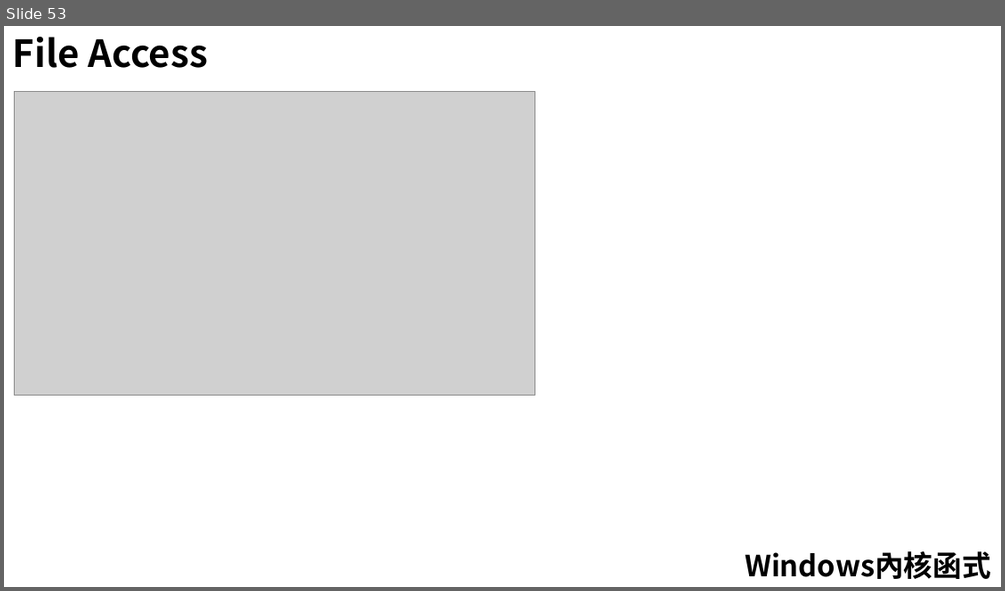
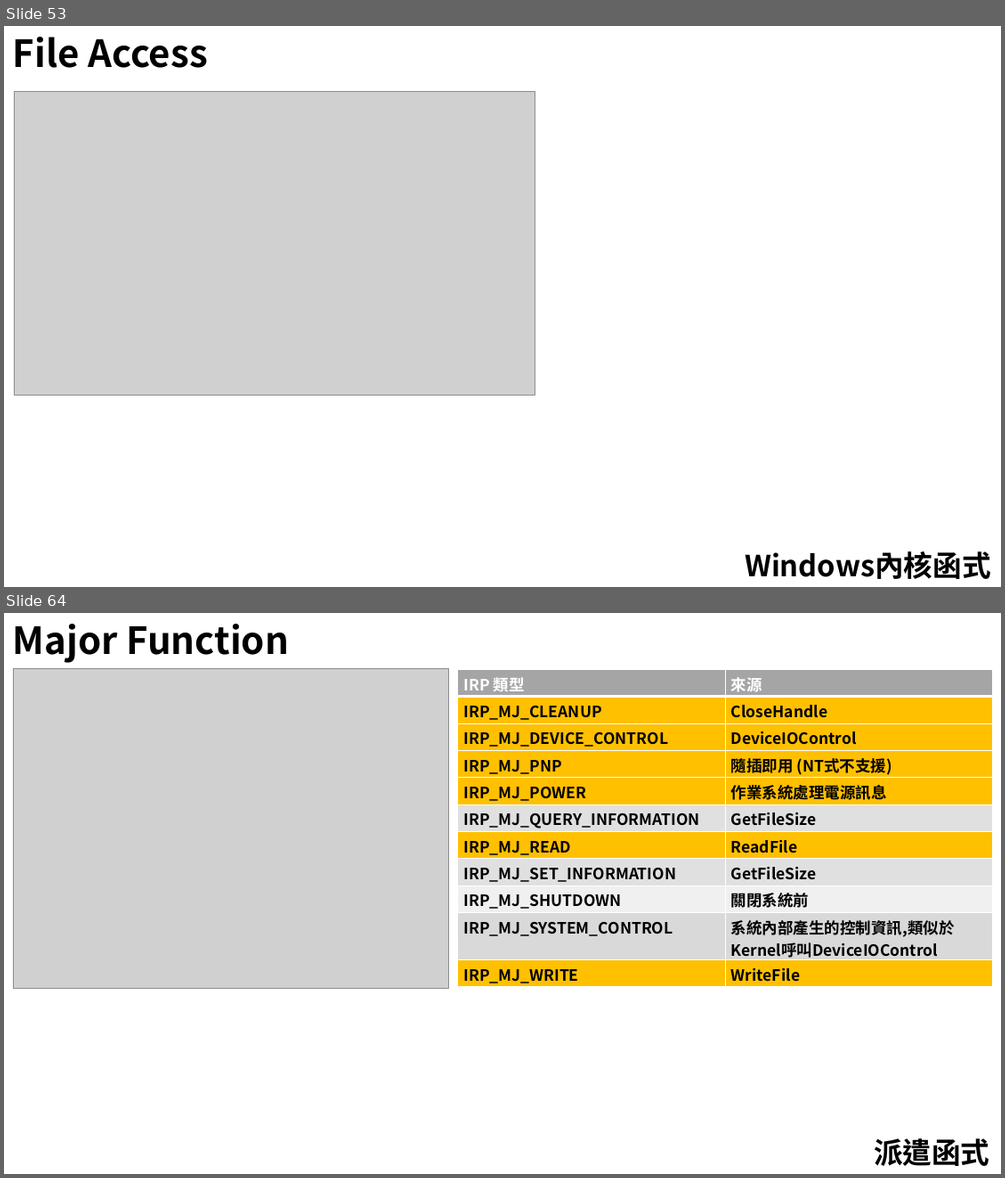
Before and after one commit to 1anhuang/Tutorial, a slide deck: WindowsDriver/Driver(Windows).pptx. Shown one above the other, each under a label of ours: slide 53 before the commit, slides 53 and 64 after it; the slides between them are not shown. The pictures are 1005x591 and 1005x1178 pixels, drawn with LibreOffice and Linux fonts; fonts in the diff are those of the drawing; grey boxes stand for pictures. Boxes give left, top, right and bottom in pixels: in the first picture for what was removed or moved away, otherwise in the second. Text is boxed around its words. In the diff, an @@ line names an element or a change of style, - is before the commit and + after.

```diff
--- a/WindowsDriver/Driver(Windows).pptx
+++ b/WindowsDriver/Driver(Windows).pptx
@@ slide 64 added at (4, 613, 1001, 1174), background #FFFFFF @@
@@ text added at (13, 624, 289, 663), 36 pt, text #000000, bold @@
+Major Function
@@ picture added at (13, 669, 448, 989) @@
@@ table added at (458, 670, 994, 987), 11 rows, 2 columns @@
+IRP 類型 | 來源
+IRP_MJ_CLEANUP | CloseHandle
+IRP_MJ_DEVICE_CONTROL | DeviceIOControl
+IRP_MJ_PNP | 隨插即用 (NT式不支援)
+IRP_MJ_POWER | 作業系統處理電源訊息
+IRP_MJ_QUERY_INFORMATION | GetFileSize
+IRP_MJ_READ | ReadFile
+IRP_MJ_SET_INFORMATION | GetFileSize
+IRP_MJ_SHUTDOWN | 關閉系統前
+IRP_MJ_SYSTEM_CONTROL | 系統內部產生的控制資訊,類似於Kernel呼叫DeviceIOControl
+IRP_MJ_WRITE | WriteFile
@@ text added at (874, 1138, 990, 1166), 28 pt, text #000000, bold @@
+派遣函式
```
Also in this commit, not shown: 1 slide changed, 24 other slides added.
